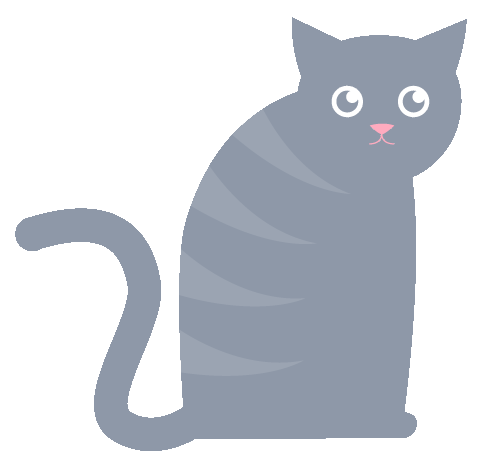
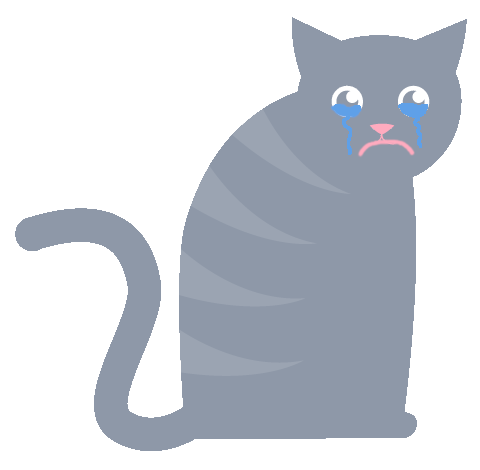
Layered file, before and after one edit (480x470). Changes by layer:
painted on "free-cat-vector.png" over (x1=330, y1=103, x2=428, y2=158)
